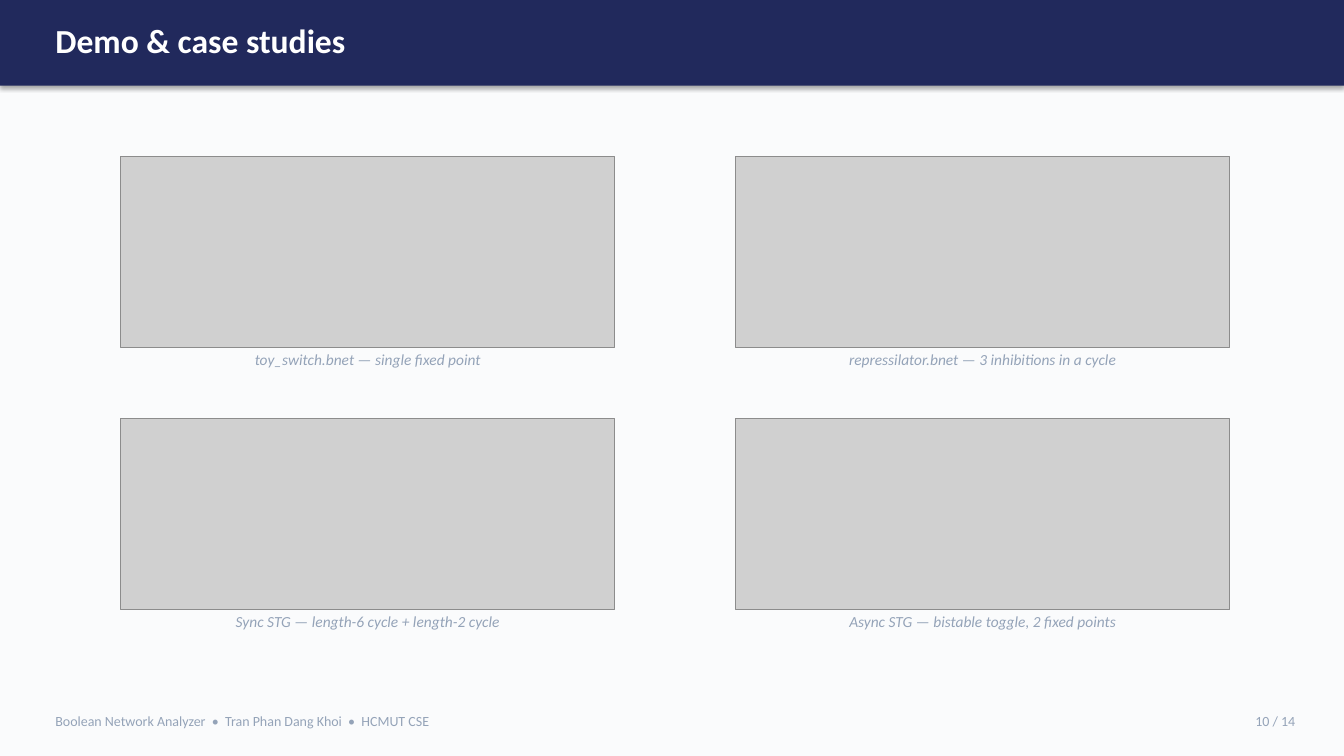
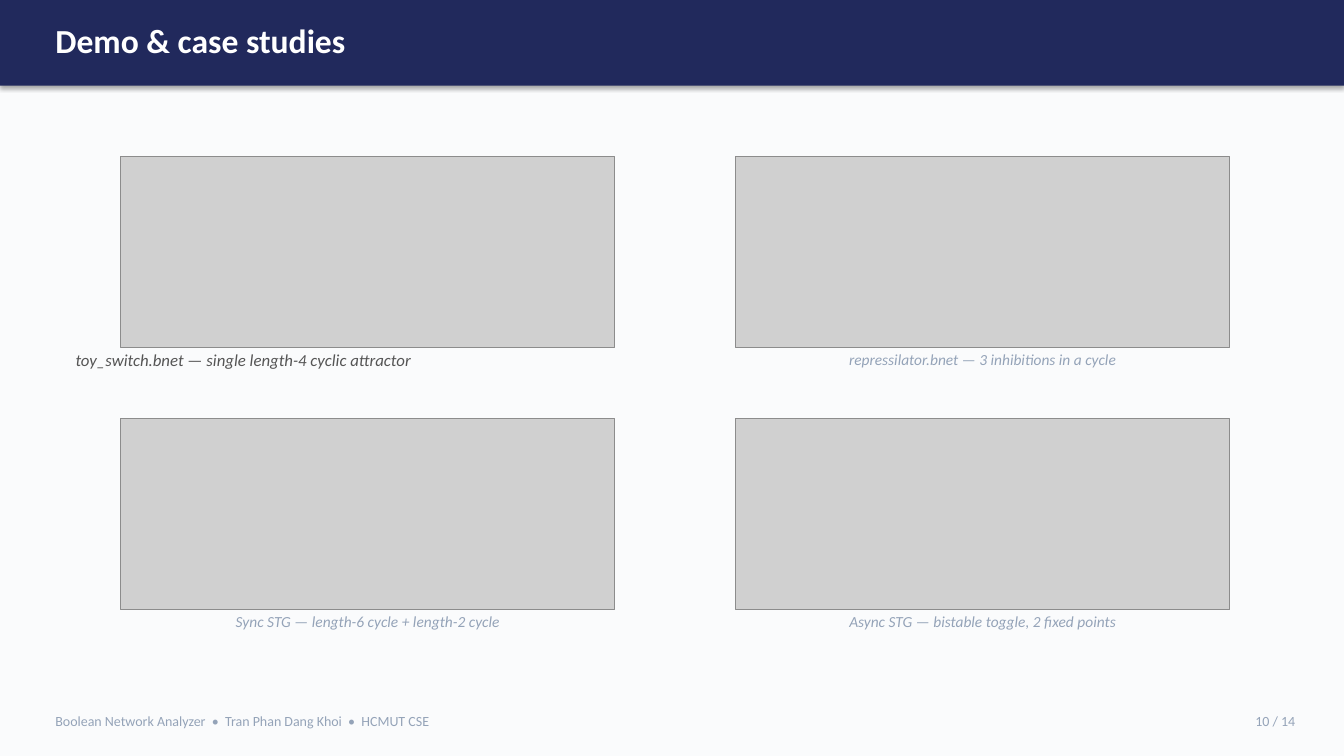
Before and after one commit to dangkhoi-dev/boolean-network-analyzer, a slide deck: slide 10 of Slide/Boolean_Network_Analyzer_Slides.pptx. Drawn at 1344x756 pixels with LibreOffice and Linux fonts; fonts in the diff are those of the drawing; grey boxes stand for pictures. Boxes give left, top, right and bottom in pixels: in the first picture for what was removed or moved away, otherwise in the second. Text is boxed around its words. In the diff, an @@ line names an element or a change of style, - is before the commit and + after.

```diff
--- a/Slide/Boolean_Network_Analyzer_Slides.pptx
+++ b/Slide/Boolean_Network_Analyzer_Slides.pptx
@@ text at (76, 354, 410, 369): text changed; size 11 to 12 pt; text colour #94A3B8 to #555555 @@
-toy_switch.bnet — single fixed point
+toy_switch.bnet — single length-4 cyclic attractor
```
Also in this commit, not shown: 3 other slides changed, 58 other files.
